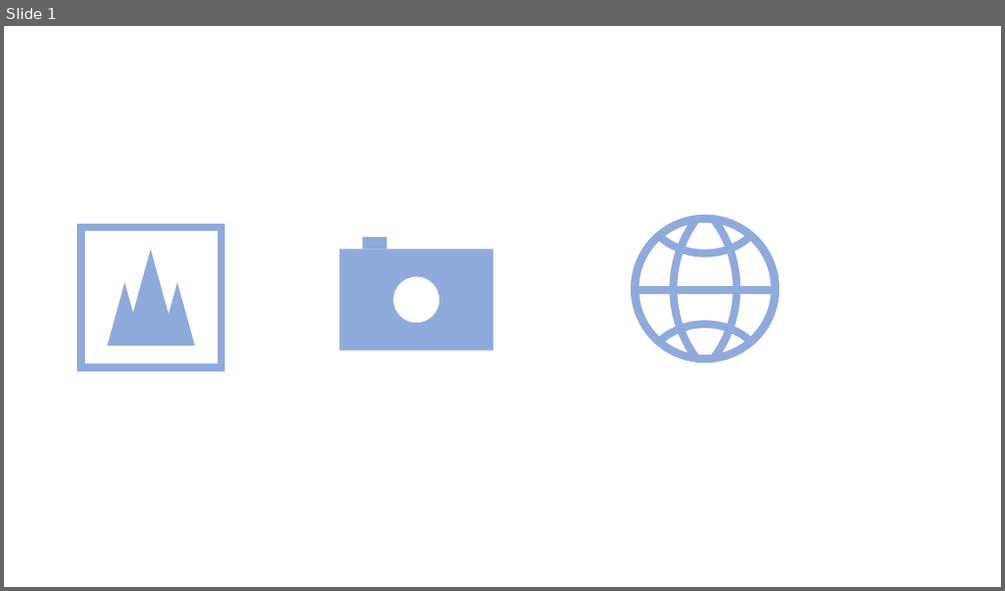
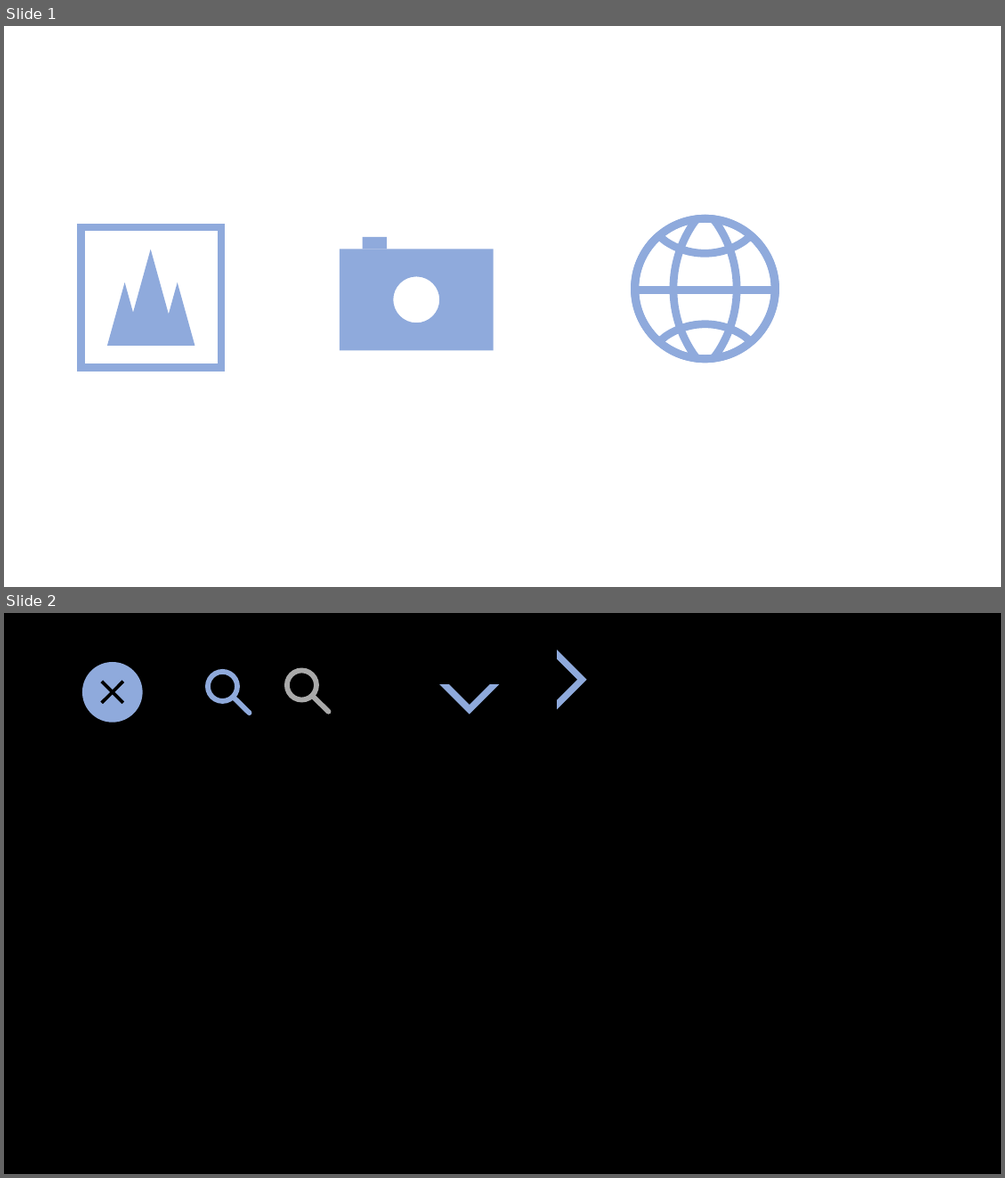
Before and after one commit to calorier/front-end, a slide deck: calorier/src/Common/icons.pptx. Shown one above the other, each under a label of ours: slide 1 before the commit, slides 1 and 2 after it. The pictures are 1005x591 and 1005x1178 pixels, drawn with LibreOffice and Linux fonts; fonts in the diff are those of the drawing. Boxes give left, top, right and bottom in pixels: in the first picture for what was removed or moved away, otherwise in the second. Text is boxed around its words. In the diff, an @@ line names an element or a change of style, - is before the commit and + after.

```diff
--- a/calorier/src/Common/icons.pptx
+++ b/calorier/src/Common/icons.pptx
@@ slide 2 added at [4,613,1001,1174], background #000000 @@
@@ freeform shape added at [82,662,143,722], fill #8FAADC @@
@@ freeform shape added at [439,654,500,714], fill #8FAADC @@
@@ freeform shape added at [526,649,587,710], fill #8FAADC @@
@@ ellipse added at [208,672,237,700], outline #8FAADC 5 pt @@
@@ ellipse added at [287,671,316,699], outline #A9A9A9 5 pt @@
@@ line added from (233, 697) to (250, 714), #8FAADC 5 pt @@
@@ line added from (312, 695) to (329, 712), #A9A9A9 5 pt @@
```
Also in this commit, not shown: 2 other slides added, 1 slide removed, 13 other files.
